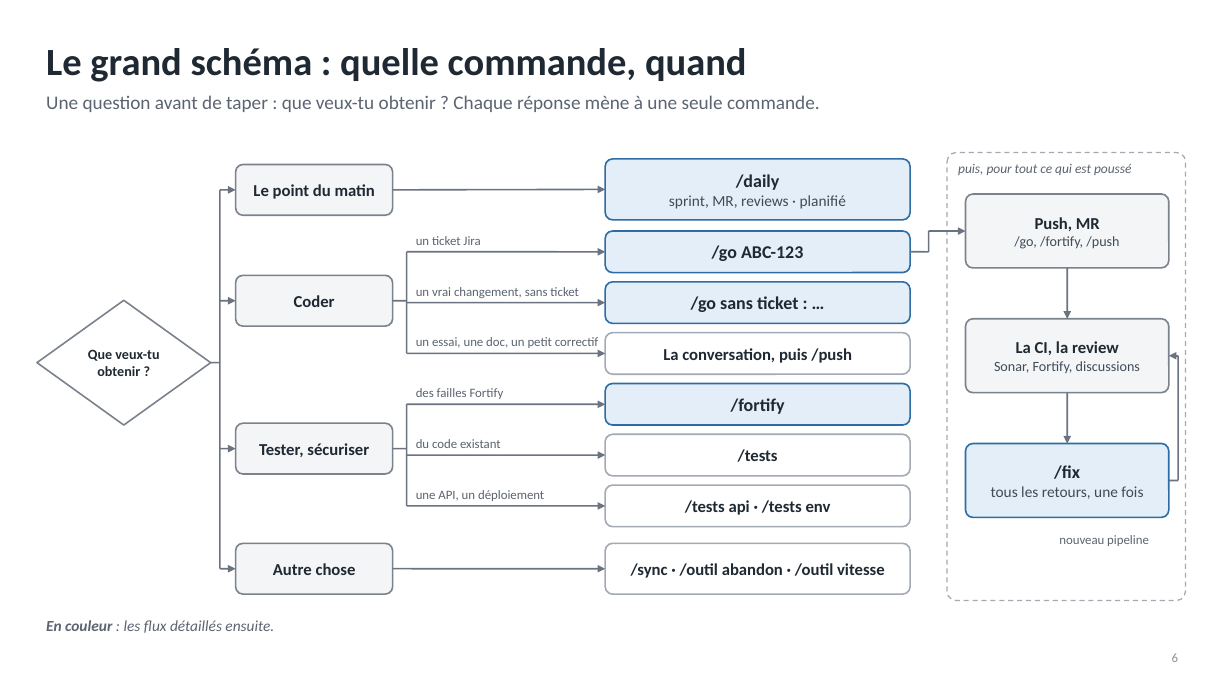
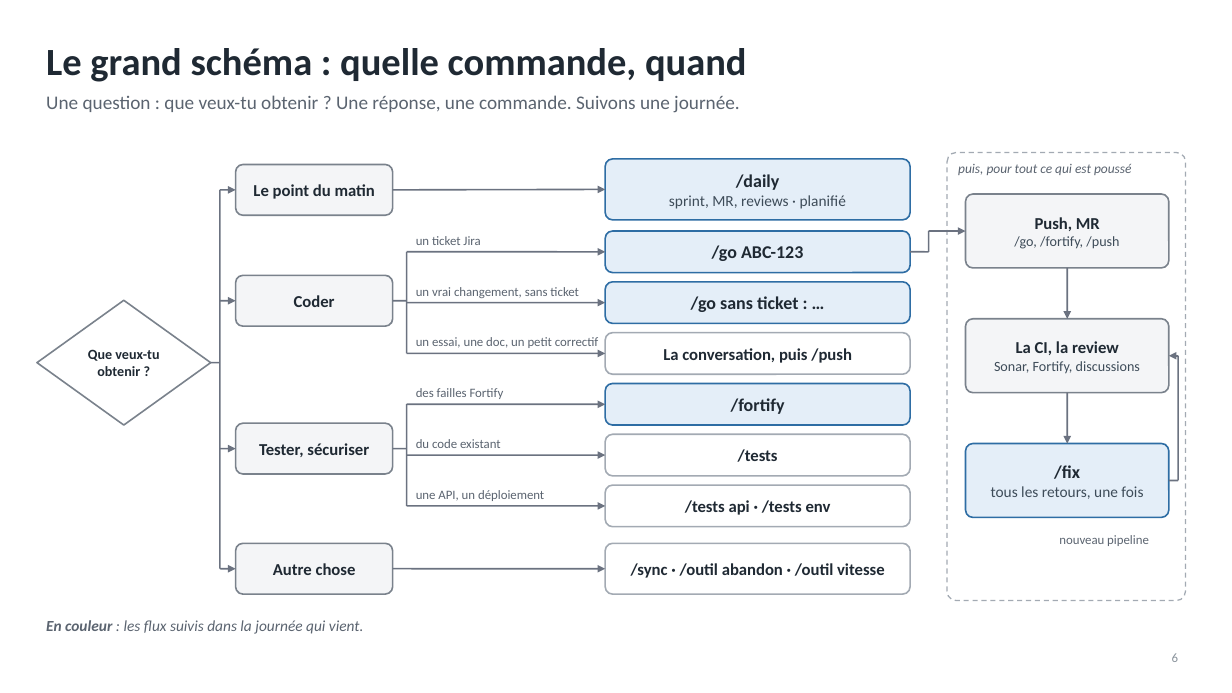
Before and after one commit to RabieDerouiche/OpenRDCode, a slide deck: slide 6 of opencode-v2/docs/presentation-tech-leads.pptx. Drawn at 1232x693 pixels with LibreOffice and Linux fonts; fonts in the diff are those of the drawing. Boxes give left, top, right and bottom in pixels: in the first picture for what was removed or moved away, otherwise in the second. Text is boxed around its words. In the diff, an @@ line names an element or a change of style, - is before the commit and + after.

```diff
--- a/opencode-v2/docs/presentation-tech-leads.pptx
+++ b/opencode-v2/docs/presentation-tech-leads.pptx
@@ text at (46,95,740,113): text changed @@
-Une question avant de taper : que veux-tu obtenir ? Chaque réponse mène à une seule commande.
+Une question : que veux-tu obtenir ? Une réponse, une commande. Suivons une journée.
@@ text at (46,620,363,634): text changed @@
-En couleur : les flux détaillés ensuite.
+En couleur : les flux suivis dans la journée qui vient.
```
Also in this commit, not shown: 8 other slides changed, 4 slides added, 4 slides removed, 3 other files.
